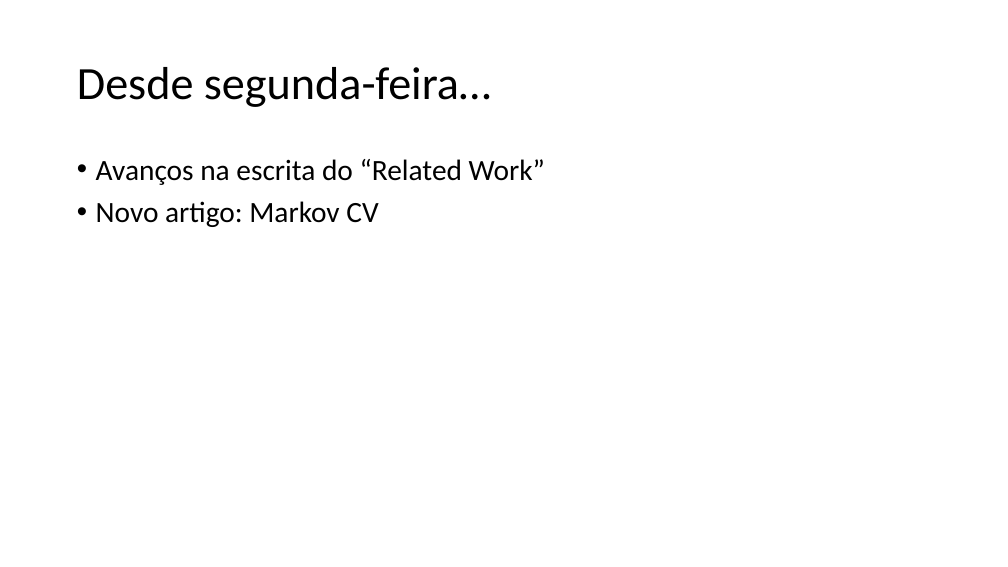
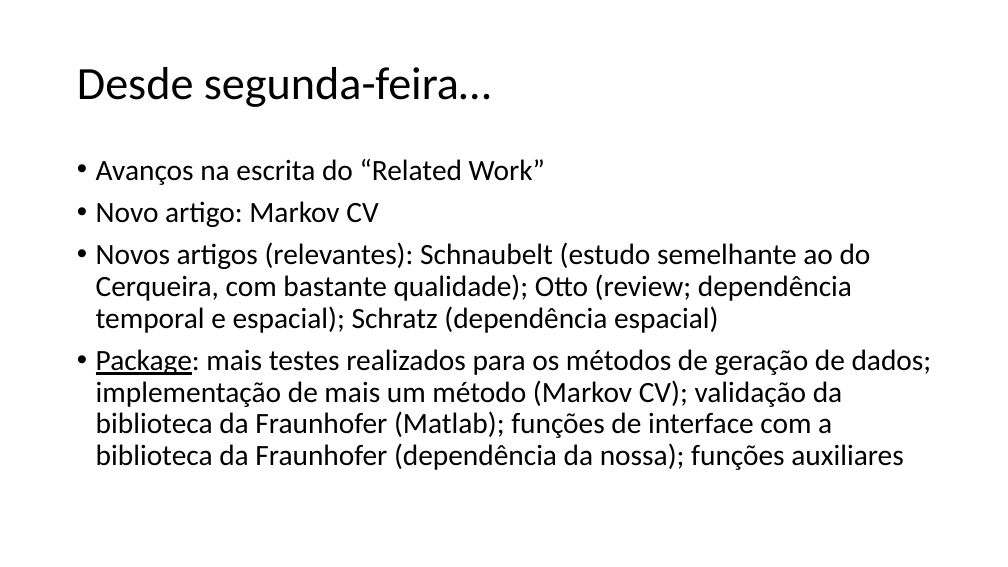
Before and after one commit to MiguelLoureiro98/timecave, a slide deck: slide 3 of papers/.ppt/TimeSeriesCV_11042024.pptx. Drawn at 1008x567 pixels with LibreOffice and Linux fonts; fonts in the diff are those of the drawing. Boxes give left, top, right and bottom in pixels: in the first picture for what was removed or moved away, otherwise in the second. Text is boxed around its words. In the diff, an @@ line names an element or a change of style, - is before the commit and + after.

```diff
--- a/papers/.ppt/TimeSeriesCV_11042024.pptx
+++ b/papers/.ppt/TimeSeriesCV_11042024.pptx
@@ text at (x1=96, y1=242, x2=932, y2=470): paragraphs added @@
+• Novos artigos (relevantes): Schnaubelt (estudo semelhante ao do Cerqueira, com bastante qualidade); Otto (review; dependência temporal e espacial); Schratz (dependência espacial)
+• Package: mais testes realizados para os métodos de geração de dados; implementação de mais um método (Markov CV); validação da biblioteca da Fraunhofer (Matlab); funções de interface com a biblioteca da Fraunhofer (dependência da nossa); funções auxiliares
```
Also in this commit, not shown: 3 other slides changed, 1 other file.
